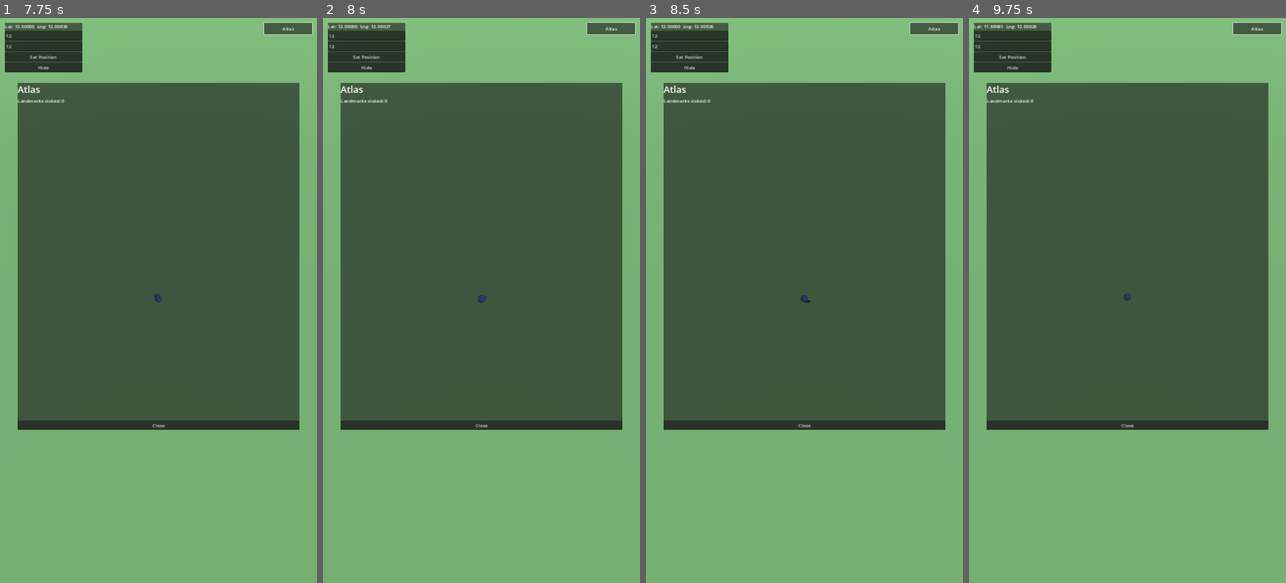
Above: before the commit, frames 1-4 (left to right).
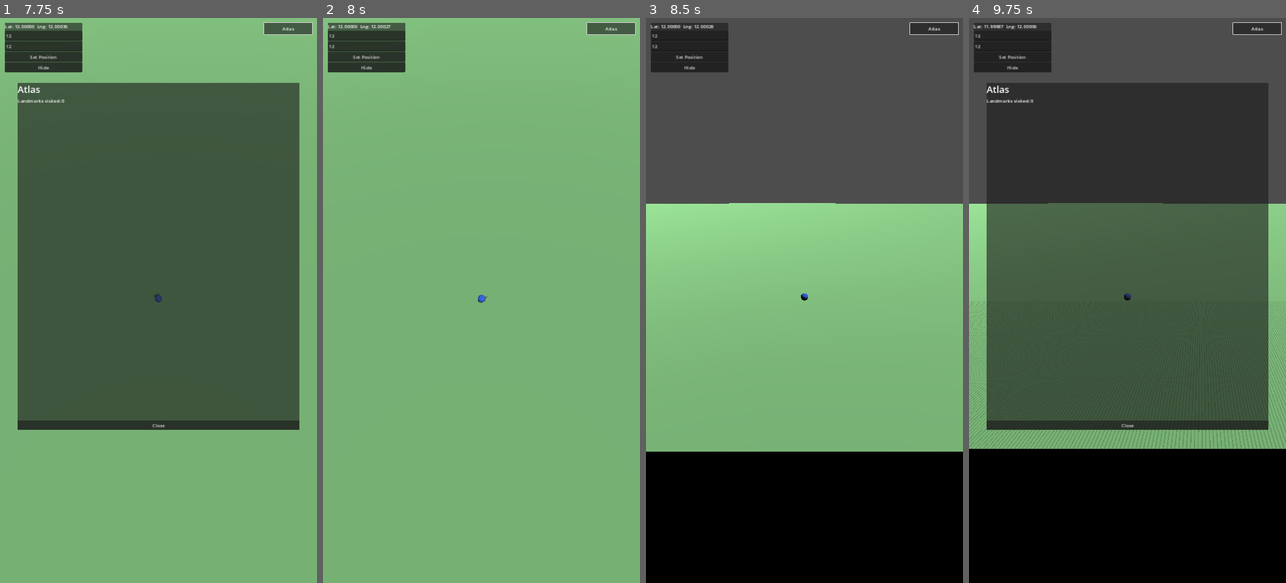
Above: after the commit, the same moments.

Repository: Dominic339/Shared-Skies
Game: Godot game, scene res://scenes/Main.tscn
Two runs of this game, one before a commit and one after it. Both use one fixed random seed, a clock stepped at 60 frames per second and the inputs below.
Inputs (mouse positions are in pixels of both pictures, inside the frame that each line leads up to):
- Up to frame 1 (7.75 s): click (44, 34) at 0.52 s; type "12" at 0.6 s; click (44, 46) at 0.75 s; type "12" at 0.83 s; click "Set Position" at 1.25 s; click "Hide" at 2 s; click "Show" at 2.75 s; click "Atlas" at 3.5 s; tap Enter at 4.25, 6.5 s; move the mouse to (228, 272) at 4.27 s; hold D 4.28-5 s; click (228, 272) at 4.42 s; drag from (95, 328) to (142, 413) at 5.02 s; tap Space at 5.75, 7.25 s; move the mouse to (190, 176) at 5.77 s; hold D 5.78-6.5 s; drag from (142, 413) to (63, 215) at 6.52 s; move the mouse to (253, 385) at 7.27 s; hold A from 7.28 s (still down)
- Up to frame 2 (8 s): keep holding A; tap Escape (ui_cancel) at 7.9 s
- Up to frame 3 (8.5 s): release A at 8 s; drag from (709, 215) to (756, 159) at 8.02 s
- Up to frame 4 (9.75 s): tap Enter at 8.75 s; move the mouse to (1143, 300) at 8.77 s; hold S 8.78-9.5 s; click (1143, 300) at 8.92 s; tap Space at 9.5 s; drag from (1079, 159) to (1064, 328) at 9.52 s

Frame 1 is identical in both runs. In frame 2, 55% of the frame differs, in the area x 5-95%, y 11-73%; in frame 3, 72%, in the area x 0-100%, y 0-100%; in frame 4, 56%.

Commit message:
Add global Escape key handler to close menus
Reliable fallback regardless of any individual Close button's on-screen
reachability (the Atlas panel's CloseButton still wasn't visible even
after fixing the ScrollContainer sizing). Pressing Escape now closes the
Atlas details panel or the whole Atlas (whichever is topmost), then falls
back to the Landmark display panel. Each UI exposes a close_topmost()
that reuses its existing close logic (camera/state reset included), not
just a visibility toggle.

Diff:
--- a/client/scripts/atlas_ui.gd
+++ b/client/scripts/atlas_ui.gd
@@ -96,3 +96,18 @@
 func _on_close_pressed() -> void:
 	hide()
 	closed.emit()
+
+
+# Closes whichever layer is currently on top -- the details panel first
+# if it's open, otherwise the whole Atlas. Used by main.gd's global Escape
+# handler so this is always closeable regardless of whether its own Close
+# button is reachable on screen (a real layout bug already found once).
+# Returns whether it actually closed anything.
+func close_topmost() -> bool:
+	if not visible:
+		return false
+	if details_panel.visible:
+		_on_details_close_pressed()
+	else:
+		_on_close_pressed()
+	return true
--- a/client/scripts/landmark_display_ui.gd
+++ b/client/scripts/landmark_display_ui.gd
@@ -53,3 +53,12 @@
 	hide()
 	_marker = null
 	closed.emit()
+
+
+# Used by main.gd's global Escape handler. Returns whether it actually
+# closed anything.
+func close_topmost() -> bool:
+	if not visible:
+		return false
+	_on_close_pressed()
+	return true
--- a/client/scripts/main.gd
+++ b/client/scripts/main.gd
@@ -56,6 +56,18 @@
 	await _load_existing_visits()
 
 
+func _unhandled_input(event: InputEvent) -> void:
+	# Global Escape/back handler -- every menu should be closeable this
+	# way regardless of whether its own Close button happens to be
+	# reachable on screen (a real layout bug already found once on the
+	# Atlas panel). Tries the topmost/most-recently-opened one first.
+	if event.is_action_pressed("ui_cancel"):
+		if atlas_ui.close_topmost():
+			return
+		if landmark_display.close_topmost():
+			return
+
+
 func _process(delta: float) -> void:
 	_handle_movement_input(delta)
 	player_marker.position = GeoProjection.to_local(DevLocation.current_lat, DevLocation.current_lng)
